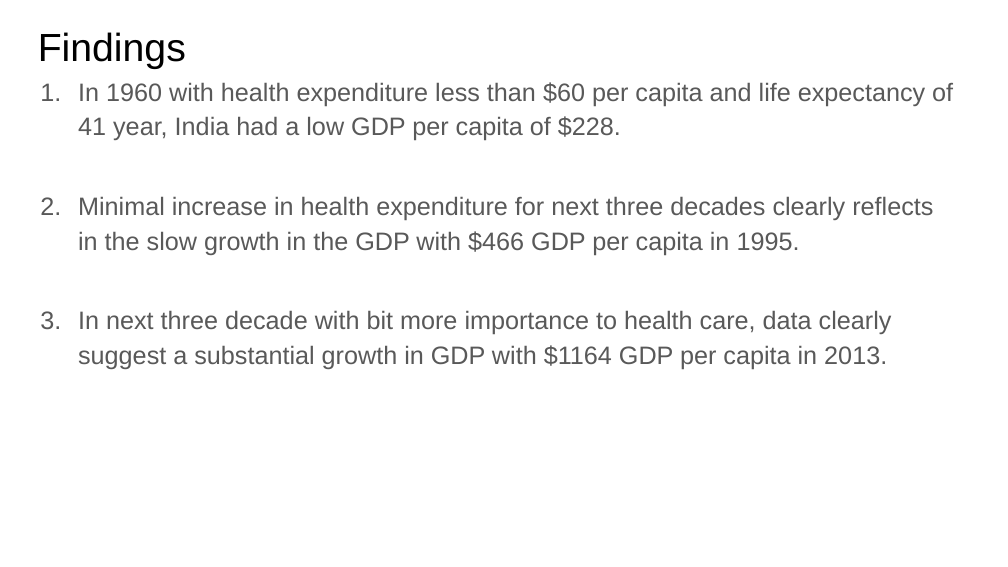
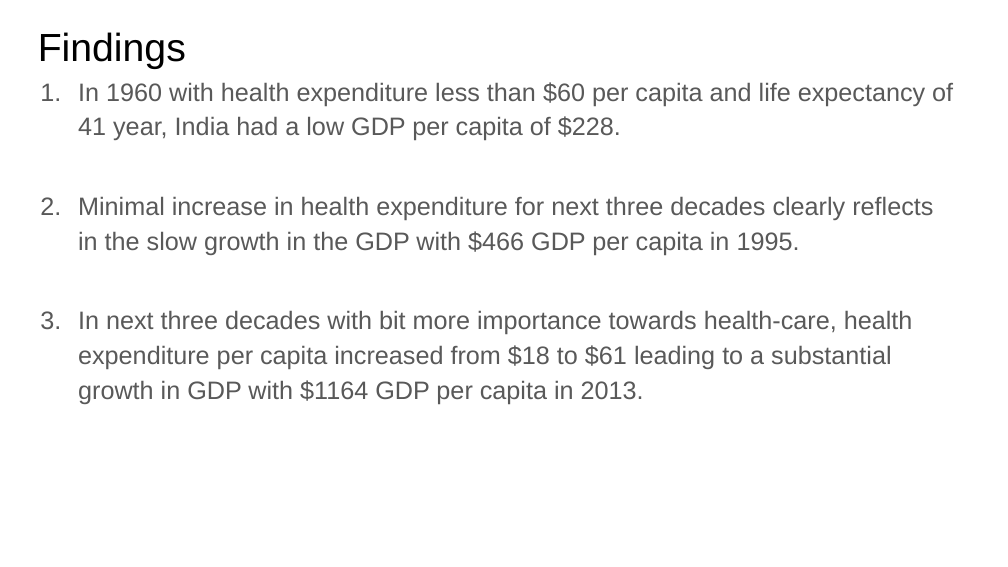
Before and after one commit to chinmay1011/DataScience, a slide deck: slide 7 of DSE 200X_ Mini Project Presentation_ChinmaySawant.pptx. Drawn at 1008x567 pixels with LibreOffice and Linux fonts; fonts in the diff are those of the drawing. Boxes give left, top, right and bottom in pixels: in the first picture for what was removed or moved away, otherwise in the second. Text is boxed around its words. In the diff, an @@ line names an element or a change of style, - is before the commit and + after.

```diff
--- a/DSE 200X_ Mini Project Presentation_ChinmaySawant.pptx
+++ b/DSE 200X_ Mini Project Presentation_ChinmaySawant.pptx
@@ text at <box>78,310,913,404</box>: text changed @@
-3. In next three decade with bit more importance to health care, data clearly suggest a substantial growth in GDP with $1164 GDP per capita in 2013.
+3. In next three decades with bit more importance towards health-care, health expenditure per capita increased from $18 to $61 leading to a substantial growth in GDP with $1164 GDP per capita in 2013.
```
Also in this commit, not shown: 3 other slides changed, 3 other files.
